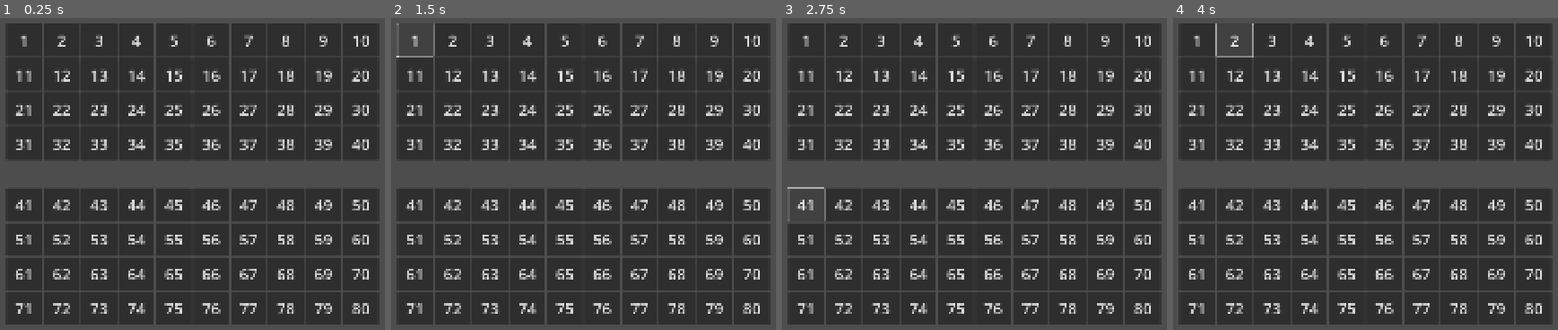
Above: before the commit, frames 1-4 (left to right).
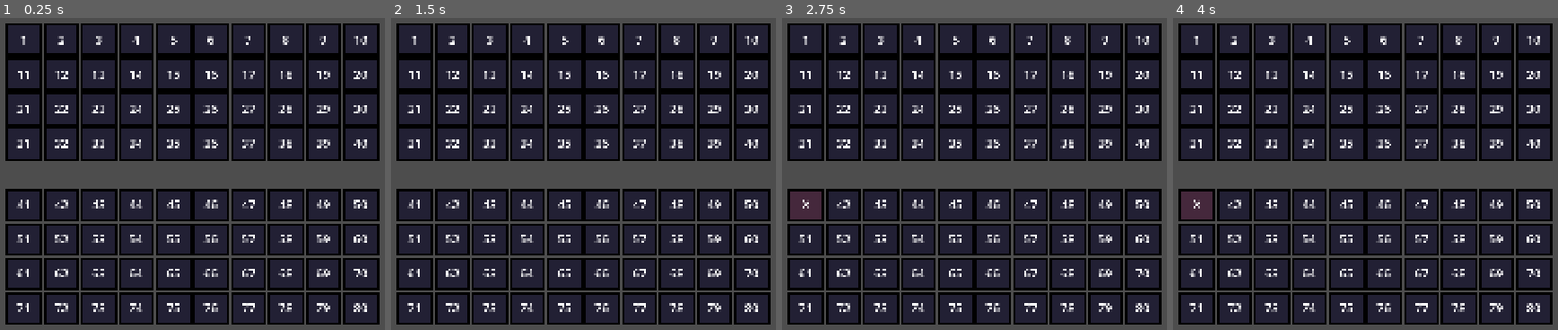
Above: after the commit, the same moments.

Repository: tchrjs/keno
Game: Godot game, scene res://scenes/game/game.tscn
Two runs of this game, one before a commit and one after it. Both use one fixed random seed, a clock stepped at 60 frames per second and the inputs below.
Inputs (mouse positions are in pixels of both pictures, inside the frame that each line leads up to):
- Up to frame 1 (0.25 s): no input
- Up to frame 2 (1.5 s): click "1" at 0.5 s; click (414, 39) at 1.25 s, where only the run after the commit has a clickable "X"
- Up to frame 3 (2.75 s): click "41" at 2 s
- Up to frame 4 (4 s): click "2" at 2.75 s; click (1234, 39) at 3.5 s, where only the run after the commit has a clickable "X"

The runs differ from the first frame. In frame 1, 29% of the frame differs, in the area x 1-99%, y 1-99%; in frame 2, 30%; in frame 3, 30%; in frame 4, 30%.

Commit message:
added board and spots

Diff:
--- /dev/null
+++ b/autoload/math_engine/math_engine.gd
@@ -0,0 +1,7 @@
+extends Node
+
+@export_subgroup("Game Config")
+@export var min_pick: int = 2
+@export var max_pick: int = 10
+@export var draw_number: int = 20
+@export var pool_size: int = 80
--- /dev/null
+++ b/autoload/math_engine/math_engine.tscn
@@ -0,0 +1,6 @@
+[gd_scene load_steps=2 format=3 uid="uid://cakfsr6nkk5f5"]
+
+[ext_resource type="Script" uid="uid://byynn83laju7h" path="res://autoload/math_engine/math_engine.gd" id="1_04660"]
+
+[node name="MathEngine" type="Node"]
+script = ExtResource("1_04660")
--- a/components/board/board.gd
+++ b/components/board/board.gd
@@ -1,20 +1,32 @@
 class_name Board extends Control
-
-const SPOT_COUNT: int = 80
 
 @export var top_grid_container: GridContainer
 @export var bottom_grid_container: GridContainer
 
 var spot_scene: PackedScene = load("res://components/board/spot.tscn")
 var spots: Array[Spot] = []
+var marked_spots: Array[Spot] = []
 
 func _ready() -> void:
 	# Add spots onto grid container.
-	for i in range(1, SPOT_COUNT + 1):
+	for i in range(1, MathEngine.pool_size + 1):
 		var spot: Spot = spot_scene.instantiate()
-		spot.text = str(i)
+		spot.set_number(i)
+		spot.connect("mark_toggled", _on_spot_mark_toggled)
 		spots.append(spot)
-		if i <= 40:
+		@warning_ignore("integer_division")
+		if i <= MathEngine.pool_size / 2:
 			top_grid_container.add_child(spot)
 		else:
 			bottom_grid_container.add_child(spot)
+
+func _on_spot_mark_toggled(spot: Spot, toggled_on: bool) -> void:
+	if toggled_on:
+		if marked_spots.size() < MathEngine.max_pick:
+			marked_spots.append(spot)
+			spot.toggle_mark(toggled_on)
+	else:
+		var spot_index: int = marked_spots.find(spot)
+		if spot_index >= 0:
+			marked_spots.remove_at(spot_index)
+			spot.toggle_mark(toggled_on)
--- a/components/board/spot.gd
+++ b/components/board/spot.gd
@@ -1 +1,30 @@
 class_name Spot extends Button
+
+signal mark_toggled(spot: Spot, toggled_on: bool)
+
+@export var background: TextureRect
+@export var mark: TextureRect
+@export var label: Label
+
+var number: int = -1
+var is_marked: bool = false
+
+func set_number(new_number: int) -> void:
+	number = new_number
+	label.text = str(number)
+
+func toggle_mark(toggled_on: bool) -> void:
+	if toggled_on == is_marked:
+		return
+
+	is_marked = toggled_on
+	label.text = "X" if is_marked else str(number)
+	mark.visible = is_marked
+
+func _on_mouse_entered() -> void:
+	if Input.is_mouse_button_pressed(MOUSE_BUTTON_LEFT):
+		emit_signal("mark_toggled", self, !is_marked)
+
+func _on_gui_input(event: InputEvent) -> void:
+	if event is InputEventMouseButton and event.pressed and event.button_index == MOUSE_BUTTON_LEFT:
+		emit_signal("mark_toggled", self, !is_marked)
--- a/components/board/spot.tscn
+++ b/components/board/spot.tscn
@@ -1,11 +1,50 @@
-[gd_scene load_steps=2 format=3 uid="uid://cul5k3bkbb27k"]
+[gd_scene load_steps=4 format=3 uid="uid://cul5k3bkbb27k"]
 
+[ext_resource type="Texture2D" uid="uid://cktpg8tcsr40h" path="res://assets/base_spot.png" id="1_c2pb2"]
 [ext_resource type="Script" uid="uid://bixqcyu82nxfj" path="res://components/board/spot.gd" id="1_xdq5v"]
+[ext_resource type="Texture2D" uid="uid://hvnk6u7owe1" path="res://assets/base_mark_spot.png" id="3_vxcsr"]
 
-[node name="Spot" type="Button"]
+[node name="Spot" type="Button" node_paths=PackedStringArray("background", "mark", "label")]
 custom_minimum_size = Vector2(96, 88)
-size_flags_horizontal = 4
-size_flags_vertical = 4
-theme_override_font_sizes/font_size = 42
+offset_right = 104.0
+offset_bottom = 96.0
+focus_mode = 0
+flat = true
+script = ExtResource("1_xdq5v")
+background = NodePath("Background")
+mark = NodePath("Mark")
+label = NodePath("Label")
+
+[node name="Background" type="TextureRect" parent="."]
+layout_mode = 1
+anchors_preset = 15
+anchor_right = 1.0
+anchor_bottom = 1.0
+grow_horizontal = 2
+grow_vertical = 2
+texture = ExtResource("1_c2pb2")
+
+[node name="Mark" type="TextureRect" parent="."]
+visible = false
+layout_mode = 1
+anchors_preset = 15
+anchor_right = 1.0
+anchor_bottom = 1.0
+grow_horizontal = 2
+grow_vertical = 2
+texture = ExtResource("3_vxcsr")
+
+[node name="Label" type="Label" parent="."]
+layout_mode = 1
+anchors_preset = 15
+anchor_right = 1.0
+anchor_bottom = 1.0
+grow_horizontal = 2
+grow_vertical = 2
+theme_override_font_sizes/font_size = 32
 text = "1"
-script = ExtResource("1_xdq5v")
+horizontal_alignment = 1
+vertical_alignment = 1
+
+[connection signal="gui_input" from="." to="." method="_on_gui_input"]
+[connection signal="mouse_entered" from="." to="." method="_on_mouse_entered"]
--- a/project.godot
+++ b/project.godot
@@ -15,6 +15,10 @@
 config/features=PackedStringArray("4.4", "GL Compatibility")
 config/icon="res://icon.svg"
 
+[autoload]
+
+MathEngine="*res://autoload/math_engine/math_engine.gd"
+
 [display]
 
 window/size/viewport_width=1920
@@ -23,5 +27,6 @@
 
 [rendering]
 
+textures/canvas_textures/default_texture_filter=0
 renderer/rendering_method="gl_compatibility"
 renderer/rendering_method.mobile="gl_compatibility"
Binary file added: assets/base_mark_spot.png
Not shown, added: assets/base_mark_spot.png.import
Binary file added: assets/base_spot.png
Not shown, added: assets/base_spot.png.import
Not shown, added: autoload/math_engine/math_engine.gd.uid
